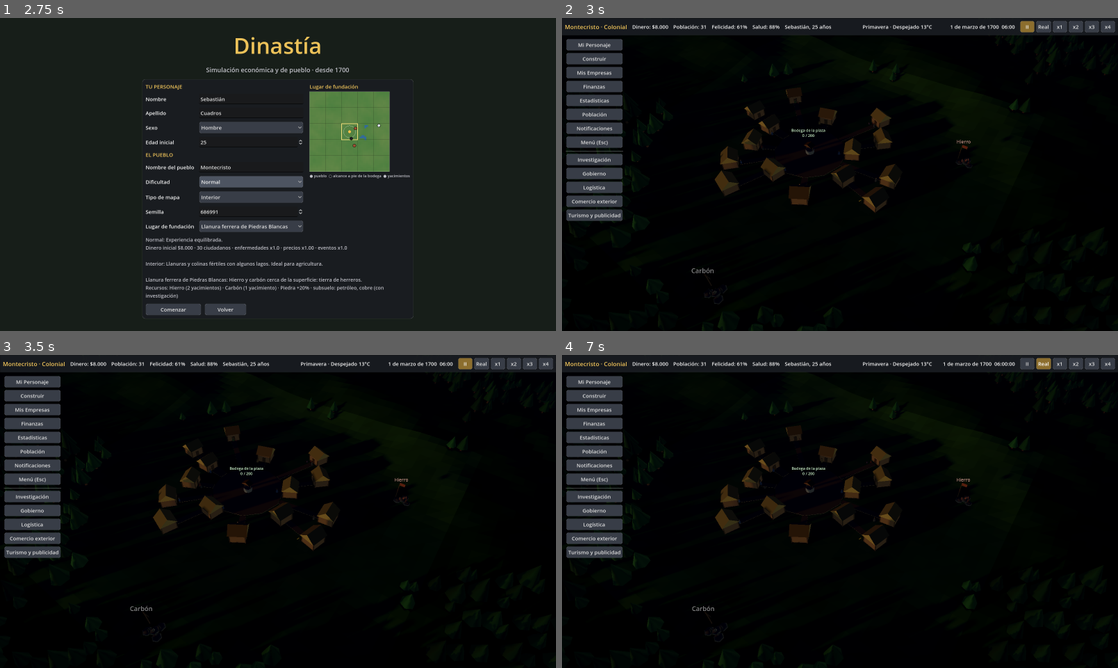
Above: before the commit, frames 1-4 (two rows, left to right).
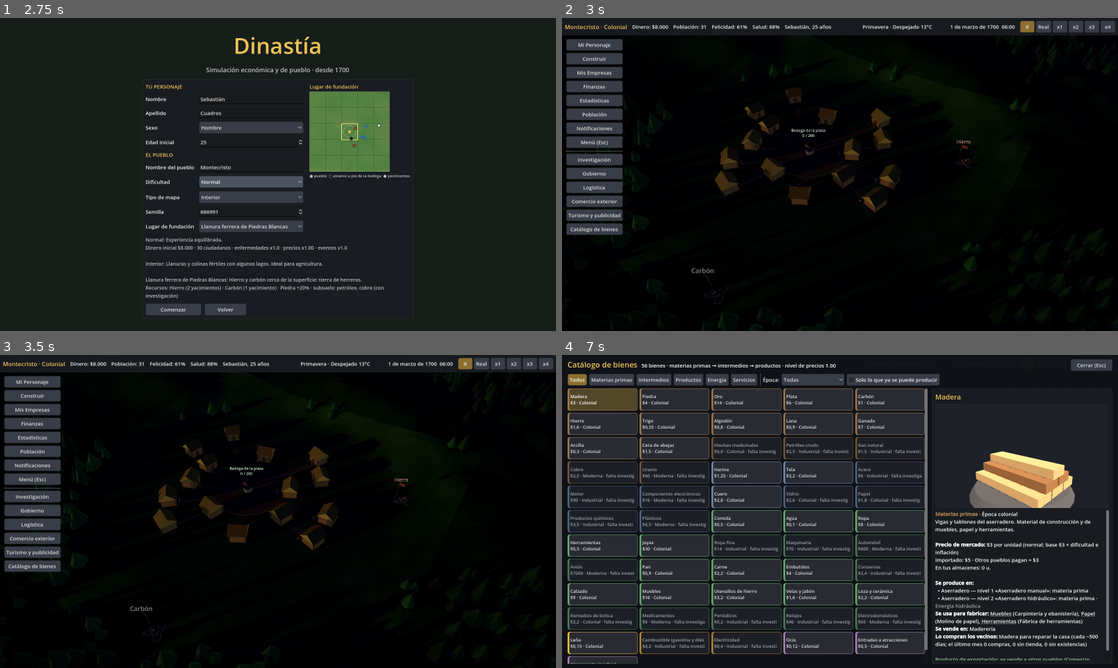
Above: after the commit, the same moments.

Repository: juanscuadros287-ctrl/Juegonuevo
Game: Godot game, scene res://scenes/main_menu.tscn
Two runs of this game, one before a commit and one after it. Both use one fixed random seed, a clock stepped at 60 frames per second and the inputs below.
Inputs (mouse positions are in pixels of both pictures, inside the frame that each line leads up to):
- Up to frame 1 (2.75 s): click "Nueva partida" at 0.5 s; click "Normal" at 1.25 s; click "Normal" at 2 s
- Up to frame 2 (3 s): click "Comenzar" at 2.75 s
- Up to frame 3 (3.5 s): no input
- Up to frame 4 (7 s): click (595, 564) at 3.5 s, where only the run after the commit has a clickable "Catálogo de bienes"; click (895, 380) at 4.25 s, where only the run after the commit has a clickable "Solo lo que ya se puede produ…"; click (895, 380) at 5 s, where only the run after the commit has a clickable "Solo lo que ya se puede produ…"; click "II" at 5.75 s; click "Real" at 6.5 s

Frame 1 is identical in both runs. In frame 2, 0.4% of the frame differs, in the area x 0-11%, y 65-70%; in frame 3, 0.4%; in frame 4, 81%, in the area x 0-100%, y 0-99%.

Commit message:
Catálogo de bienes en el HUD y consejos de tiendas

Diff:
--- a/scripts/sim/stats_sim.gd
+++ b/scripts/sim/stats_sim.gd
@@ -195,6 +195,7 @@
 		out.append("Hay varios enfermos sin atención médica: un hospital reduce muertes.")
 	if not gs.government.get("missions_available", []).is_empty():
 		out.append("El gobierno tiene misiones disponibles con recompensa (ver «Gobierno»).")
+	out.append_array(ShopSim.advice(gs))
 	if out.is_empty():
 		out.append("Sin alertas. Los datos se actualizan al cerrar cada mes.")
 	return out
--- a/scripts/ui/hud.gd
+++ b/scripts/ui/hud.gd
@@ -35,6 +35,7 @@
 var finance_panel: FinancePanel
 var stats_panel: StatsPanel
 var research_screen: ResearchScreen
+var goods_catalog: GoodsCatalog
 var government_panel: GovernmentPanel
 var logistics_panel: LogisticsPanel
 var trade_panel: TradePanel
@@ -90,6 +91,9 @@
 	research_screen = ResearchScreen.new()
 	root.add_child(research_screen)
 	research_screen.setup()
+	goods_catalog = GoodsCatalog.new()
+	root.add_child(goods_catalog)
+	goods_catalog.setup()
 	hint_lbl = UIKit.label("", 15, UIKit.ACCENT)
 	hint_lbl.anchor_left = 0.5
 	hint_lbl.anchor_right = 0.5
@@ -246,6 +250,7 @@
 	box.add_child(UIKit.button("Logística", func(): _show_dock("logistics"), 160))
 	box.add_child(UIKit.button("Comercio exterior", func(): _show_dock("trade"), 160))
 	box.add_child(UIKit.button("Turismo y publicidad", func(): _show_dock("tourism"), 160))
+	box.add_child(UIKit.button("Catálogo de bienes", func(): goods_catalog.open(), 160))
 
 
 # --- Notificaciones -----------------------------------------------------------------
@@ -870,7 +875,9 @@
 		return
 	var key: Key = event.keycode
 	if key == KEY_ESCAPE:
-		if research_screen.visible:
+		if goods_catalog.visible:
+			goods_catalog.close()
+		elif research_screen.visible:
 			research_screen.close()
 		elif pause_modal["root"].visible:
 			_close_pause()
